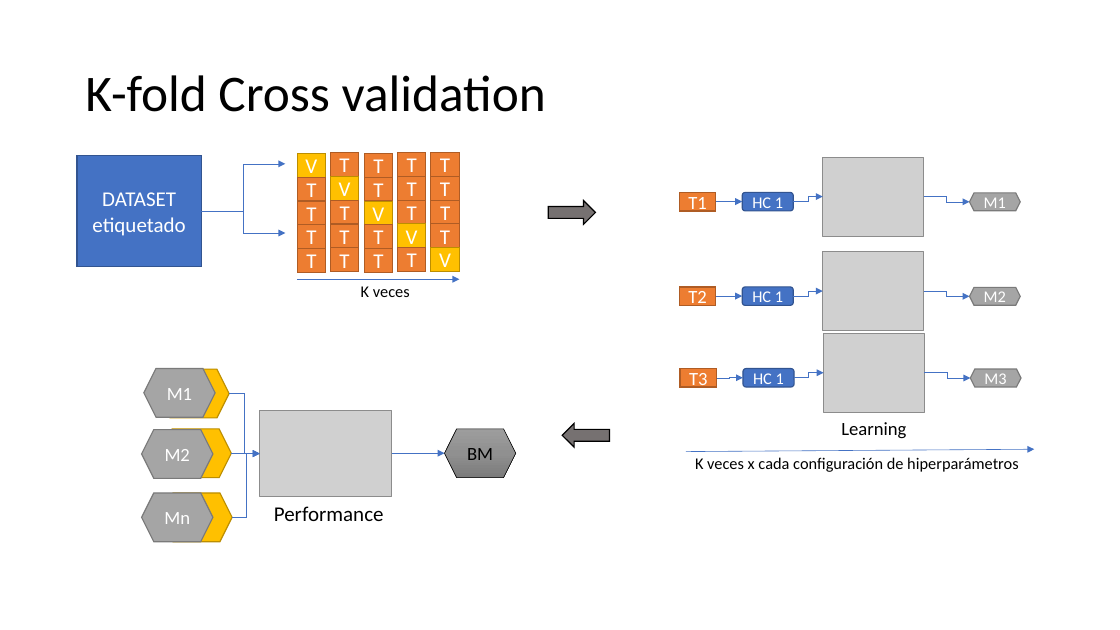
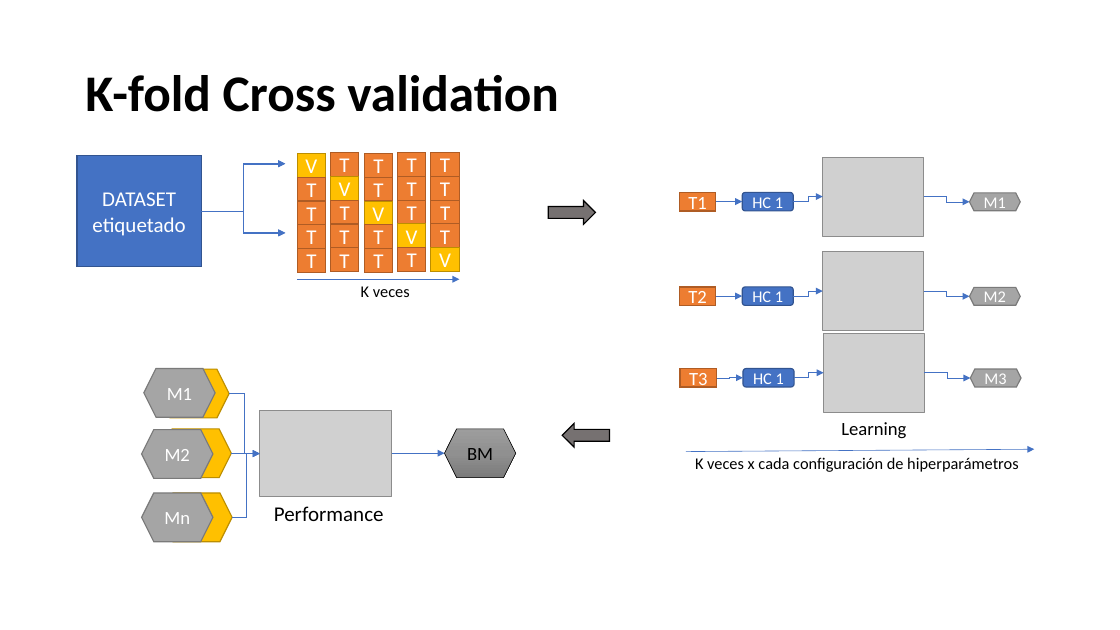
Before and after one commit to 26-jorge-01/ML-Basics, a slide deck: slide 7 of 3. Optimizacion_y_despliegue/4. Optimización y despliegue.pptx. Drawn at 1120x630 pixels with LibreOffice and Linux fonts; fonts in the diff are those of the drawing; grey boxes stand for pictures. Boxes give left, top, right and bottom in pixels: in the first picture for what was removed or moved away, otherwise in the second. Text is boxed around its words. In the diff, an @@ line names an element or a change of style, - is before the commit and + after.

```diff
--- a/3. Optimizacion_y_despliegue/4. Optimización y despliegue.pptx
+++ b/3. Optimizacion_y_despliegue/4. Optimización y despliegue.pptx
@@ title "K-fold Cross validation" at (x1=85, y1=75, x2=558, y2=112): bold on @@
```
Also in this commit, not shown: 10 other slides changed, 2 other files.
